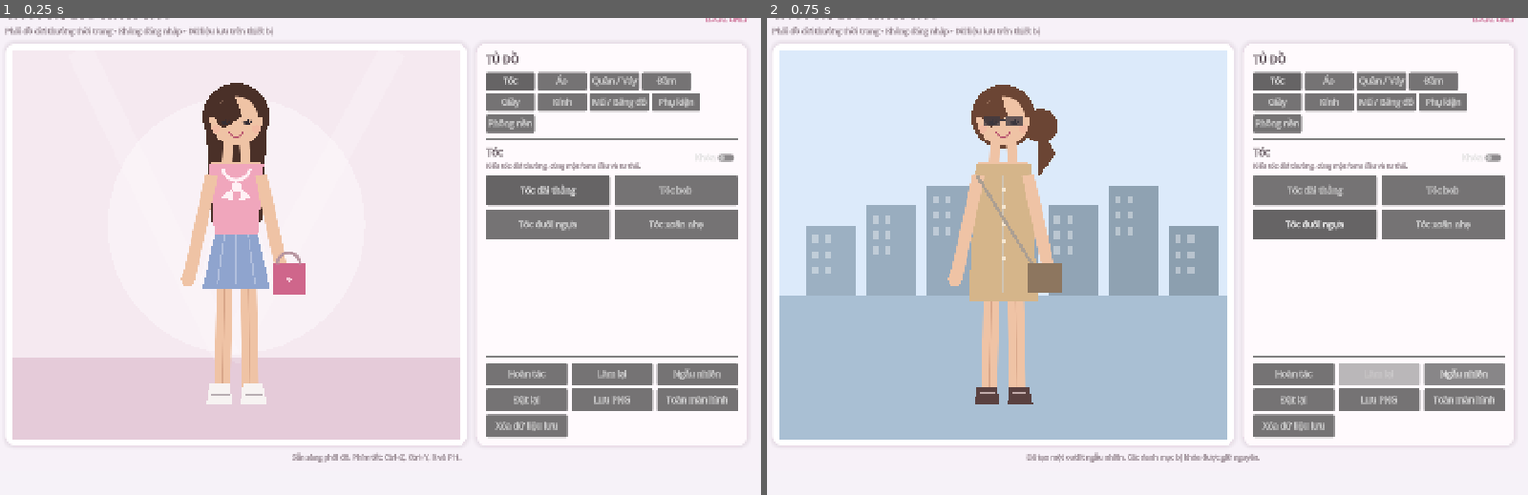
Above: before the commit, frames 1-2 (left to right).
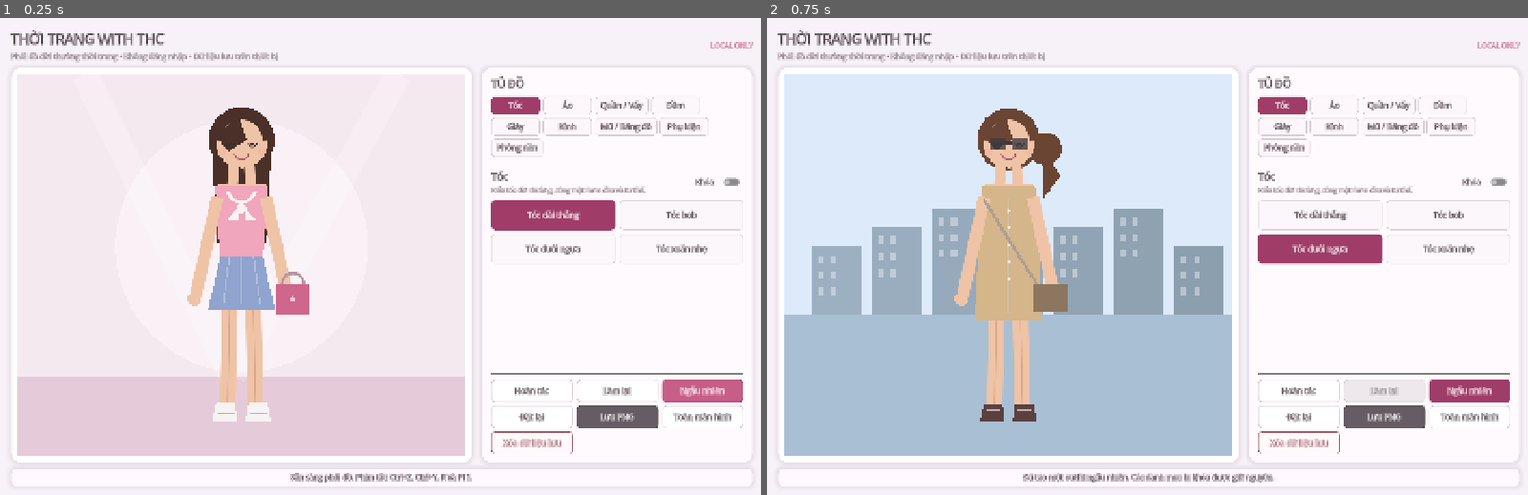
Above: after the commit, the same moments.

Repository: ShortonKredit/thoitrangwiththc
Game: Godot game, scene res://main.tscn
The game is run twice, just before and just after one commit, with the same random seed, the same clock (stepped at 60 frames per second) and the same inputs.
Inputs:
- Up to frame 1 (0.25 s): no input
- Up to frame 2 (0.75 s): click "Ngẫu nhiên" at 0.5 s

The runs differ from the first frame. In frame 1, 23% of the frame differs, in the area x 0-99%, y 0-98%; in frame 2, 29%.

Commit message:
Improve wardrobe UI states and responsive layout

Diff:
--- a/main.tscn
+++ b/main.tscn
@@ -7,10 +7,10 @@
 anchors_preset = 15
 anchor_right = 1.0
 anchor_bottom = 1.0
-offset_left = -10.0
-offset_top = -45.0
-offset_right = -10.0
-offset_bottom = -45.0
+offset_left = 0.0
+offset_top = 0.0
+offset_right = 0.0
+offset_bottom = 0.0
 grow_horizontal = 2
 grow_vertical = 2
 script = ExtResource("1_main")
--- a/scripts/main.gd
+++ b/scripts/main.gd
@@ -8,9 +8,14 @@
 const COLOR_PAGE := Color("#f7f1f8")
 const COLOR_PANEL := Color("#fffafd")
 const COLOR_ACCENT := Color("#c65e88")
+const COLOR_ACCENT_DARK := Color("#9f3d68")
 const COLOR_ACCENT_SOFT := Color("#f3d5e1")
 const COLOR_TEXT := Color("#493b43")
 const COLOR_MUTED := Color("#806f78")
+const COLOR_BUTTON := Color("#ffffff")
+const COLOR_BUTTON_HOVER := Color("#f8edf3")
+const COLOR_BUTTON_DISABLED := Color("#eee8ec")
+const COLOR_DANGER := Color("#9d5a62")
 
 var catalog: RefCounted
 var game_state: RefCounted
@@ -65,13 +70,13 @@
 	var page_margin := MarginContainer.new()
 	page_margin.set_anchors_and_offsets_preset(Control.PRESET_FULL_RECT)
 	page_margin.add_theme_constant_override("margin_left", 20)
-	page_margin.add_theme_constant_override("margin_top", 16)
+	page_margin.add_theme_constant_override("margin_top", 22)
 	page_margin.add_theme_constant_override("margin_right", 20)
 	page_margin.add_theme_constant_override("margin_bottom", 16)
 	add_child(page_margin)
 
 	var page_layout := VBoxContainer.new()
-	page_layout.add_theme_constant_override("separation", 12)
+	page_layout.add_theme_constant_override("separation", 10)
 	page_margin.add_child(page_layout)
 
 	page_layout.add_child(_build_header())
@@ -83,18 +88,14 @@
 	content.add_child(_build_stage_panel())
 	content.add_child(_build_wardrobe_panel())
 
-	status_label = Label.new()
-	status_label.text = "Sẵn sàng phối đồ. Phím tắt: Ctrl+Z, Ctrl+Y, R và F11."
-	status_label.horizontal_alignment = HORIZONTAL_ALIGNMENT_CENTER
-	status_label.add_theme_color_override("font_color", COLOR_MUTED)
-	status_label.add_theme_font_size_override("font_size", 13)
-	page_layout.add_child(status_label)
+	page_layout.add_child(_build_status_bar())
 
 	_build_dialogs()
 
 
 func _build_header() -> Control:
 	var header := HBoxContainer.new()
+	header.custom_minimum_size = Vector2(0, 58)
 	header.add_theme_constant_override("separation", 12)
 
 	var title_group := VBoxContainer.new()
@@ -103,7 +104,7 @@
 
 	var title := Label.new()
 	title.text = "THỜI TRANG WITH THC"
-	title.add_theme_font_size_override("font_size", 28)
+	title.add_theme_font_size_override("font_size", 26)
 	title.add_theme_color_override("font_color", COLOR_TEXT)
 	title_group.add_child(title)
 
@@ -123,6 +124,27 @@
 	return header
 
 
+func _build_status_bar() -> Control:
+	var panel := PanelContainer.new()
+	panel.add_theme_stylebox_override("panel", _panel_style(Color("#fff8fc"), 8, Color("#eadde8")))
+
+	var margin := MarginContainer.new()
+	margin.add_theme_constant_override("margin_left", 12)
+	margin.add_theme_constant_override("margin_top", 6)
+	margin.add_theme_constant_override("margin_right", 12)
+	margin.add_theme_constant_override("margin_bottom", 6)
+	panel.add_child(margin)
+
+	status_label = Label.new()
+	status_label.text = "Sẵn sàng phối đồ. Phím tắt: Ctrl+Z, Ctrl+Y, R và F11."
+	status_label.horizontal_alignment = HORIZONTAL_ALIGNMENT_CENTER
+	status_label.add_theme_color_override("font_color", COLOR_TEXT)
+	status_label.add_theme_font_size_override("font_size", 14)
+	status_label.autowrap_mode = TextServer.AUTOWRAP_WORD_SMART
+	margin.add_child(status_label)
+	return panel
+
+
 func _build_stage_panel() -> Control:
 	var panel := PanelContainer.new()
 	panel.size_flags_horizontal = Control.SIZE_EXPAND_FILL
@@ -186,6 +208,7 @@
 		button.button_group = category_button_group
 		button.focus_mode = Control.FOCUS_NONE
 		button.custom_minimum_size = Vector2(92, 34)
+		_apply_button_style(button, "category")
 		button.pressed.connect(_select_category.bind(category_id))
 		category_flow.add_child(button)
 		category_buttons[category_id] = button
@@ -213,6 +236,10 @@
 	lock_toggle = CheckButton.new()
 	lock_toggle.text = "Khóa"
 	lock_toggle.tooltip_text = "Giữ nguyên danh mục này khi bấm Phối ngẫu nhiên."
+	lock_toggle.custom_minimum_size = Vector2(96, 36)
+	lock_toggle.add_theme_color_override("font_color", COLOR_TEXT)
+	lock_toggle.add_theme_color_override("font_pressed_color", COLOR_ACCENT_DARK)
+	lock_toggle.add_theme_font_size_override("font_size", 14)
 	lock_toggle.toggled.connect(_on_lock_toggled)
 	category_header.add_child(lock_toggle)
 
@@ -243,23 +270,24 @@
 	redo_button = _action_button("Làm lại", _redo, "Ctrl+Y")
 	actions.add_child(undo_button)
 	actions.add_child(redo_button)
-	actions.add_child(_action_button("Ngẫu nhiên", _randomize, "R"))
+	actions.add_child(_action_button("Ngẫu nhiên", _randomize, "R", "primary"))
 	actions.add_child(_action_button("Đặt lại", _ask_reset))
-	actions.add_child(_action_button("Lưu PNG", _save_look))
+	actions.add_child(_action_button("Lưu PNG", _save_look, "", "strong"))
 	actions.add_child(_action_button("Toàn màn hình", _toggle_fullscreen, "F11"))
 
-	var clear_button := _action_button("Xóa dữ liệu lưu", _ask_clear_data)
+	var clear_button := _action_button("Xóa dữ liệu lưu", _ask_clear_data, "", "danger")
 	clear_button.size_flags_horizontal = Control.SIZE_EXPAND_FILL
 	actions.add_child(clear_button)
 	return actions
 
 
-func _action_button(text: String, callback: Callable, shortcut_text: String = "") -> Button:
+func _action_button(text: String, callback: Callable, shortcut_text: String = "", role: String = "neutral") -> Button:
 	var button := Button.new()
 	button.text = text
 	button.custom_minimum_size = Vector2(0, 42)
 	button.size_flags_horizontal = Control.SIZE_EXPAND_FILL
 	button.focus_mode = Control.FOCUS_NONE
+	_apply_button_style(button, role)
 	if not shortcut_text.is_empty():
 		button.tooltip_text = "Phím tắt: %s" % shortcut_text
 	button.pressed.connect(callback)
@@ -316,6 +344,7 @@
 		button.custom_minimum_size = Vector2(0, 56)
 		button.size_flags_horizontal = Control.SIZE_EXPAND_FILL
 		button.button_pressed = item_id == selected_id
+		_apply_button_style(button, "item")
 		button.pressed.connect(_on_item_pressed.bind(item_id))
 		item_grid.add_child(button)
 		item_buttons[item_id] = button
@@ -475,6 +504,64 @@
 	return style
 
 
+func _apply_button_style(button: Button, role: String) -> void:
+	var normal := _button_style(COLOR_BUTTON, Color("#d9ccd5"), 7)
+	var hover := _button_style(COLOR_BUTTON_HOVER, COLOR_ACCENT_SOFT, 7)
+	var pressed := _button_style(COLOR_ACCENT_DARK, COLOR_ACCENT_DARK, 7)
+	var disabled := _button_style(COLOR_BUTTON_DISABLED, Color("#d8d0d5"), 7)
+	var font_normal := COLOR_TEXT
+	var font_pressed := Color.WHITE
+	var font_disabled := Color("#8a7e86")
+
+	match role:
+		"category":
+			normal = _button_style(Color("#fdf7fb"), Color("#d8ccd4"), 6)
+			hover = _button_style(Color("#f7e6ef"), COLOR_ACCENT_SOFT, 6)
+			pressed = _button_style(COLOR_ACCENT_DARK, COLOR_ACCENT_DARK, 6)
+		"item":
+			normal = _button_style(Color("#fbf7fa"), Color("#ddd2da"), 6)
+			hover = _button_style(Color("#f5e4ed"), COLOR_ACCENT_SOFT, 6)
+			pressed = _button_style(COLOR_ACCENT_DARK, COLOR_ACCENT_DARK, 6)
+		"primary":
+			normal = _button_style(COLOR_ACCENT, COLOR_ACCENT_DARK, 6)
+			hover = _button_style(COLOR_ACCENT_DARK, COLOR_ACCENT_DARK, 6)
+			pressed = _button_style(Color("#7f2f52"), Color("#7f2f52"), 6)
+			font_normal = Color.WHITE
+		"strong":
+			normal = _button_style(Color("#655d63"), Color("#51484f"), 6)
+			hover = _button_style(Color("#51484f"), Color("#51484f"), 6)
+			pressed = _button_style(Color("#3f373d"), Color("#3f373d"), 6)
+			font_normal = Color.WHITE
+		"danger":
+			normal = _button_style(Color("#fff9fb"), COLOR_DANGER, 6)
+			hover = _button_style(Color("#f8e9ec"), COLOR_DANGER, 6)
+			pressed = _button_style(COLOR_DANGER, COLOR_DANGER, 6)
+			font_normal = COLOR_DANGER
+
+	button.add_theme_stylebox_override("normal", normal)
+	button.add_theme_stylebox_override("hover", hover)
+	button.add_theme_stylebox_override("pressed", pressed)
+	button.add_theme_stylebox_override("disabled", disabled)
+	button.add_theme_color_override("font_color", font_normal)
+	button.add_theme_color_override("font_hover_color", font_normal)
+	button.add_theme_color_override("font_pressed_color", font_pressed)
+	button.add_theme_color_override("font_disabled_color", font_disabled)
+	button.add_theme_font_size_override("font_size", 15)
+
+
+func _button_style(background: Color, border_color: Color, radius: int) -> StyleBoxFlat:
+	var style := StyleBoxFlat.new()
+	style.bg_color = background
+	style.border_color = border_color
+	style.set_border_width_all(1)
+	style.set_corner_radius_all(radius)
+	style.content_margin_left = 10
+	style.content_margin_right = 10
+	style.content_margin_top = 6
+	style.content_margin_bottom = 6
+	return style
+
+
 func _show_fatal_error(message: String) -> void:
 	var label := Label.new()
 	label.text = message
Not shown, changed: .gitignore
Not shown, added: docs/UI_AUDIT.md
